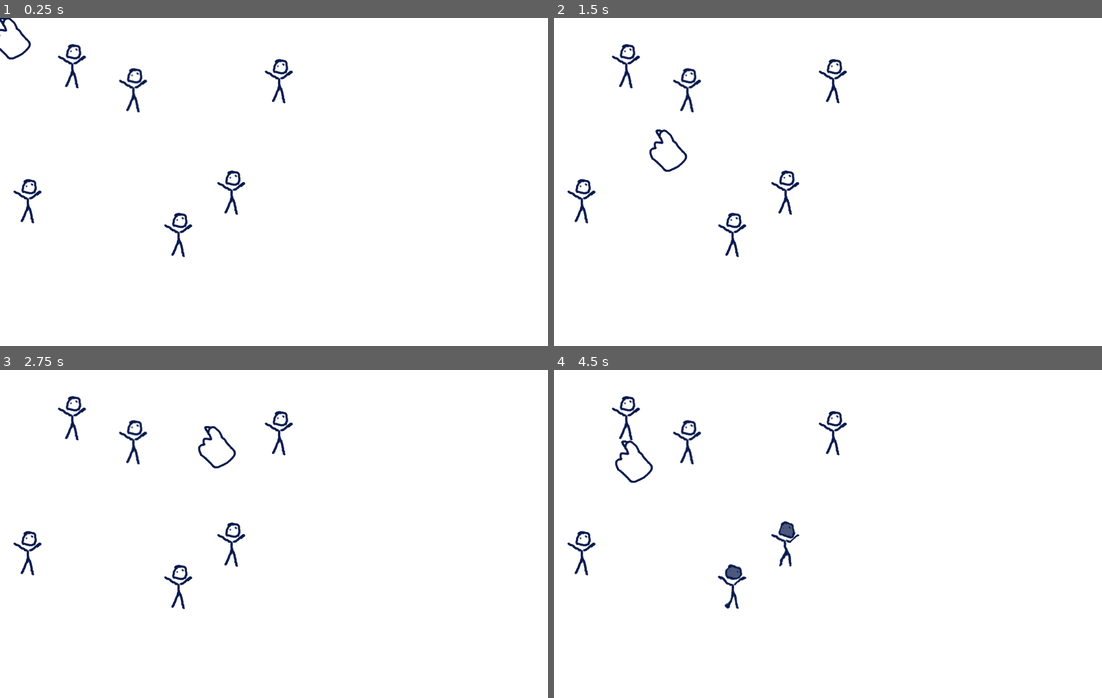
Above: before the commit, frames 1-4 (two rows, left to right).
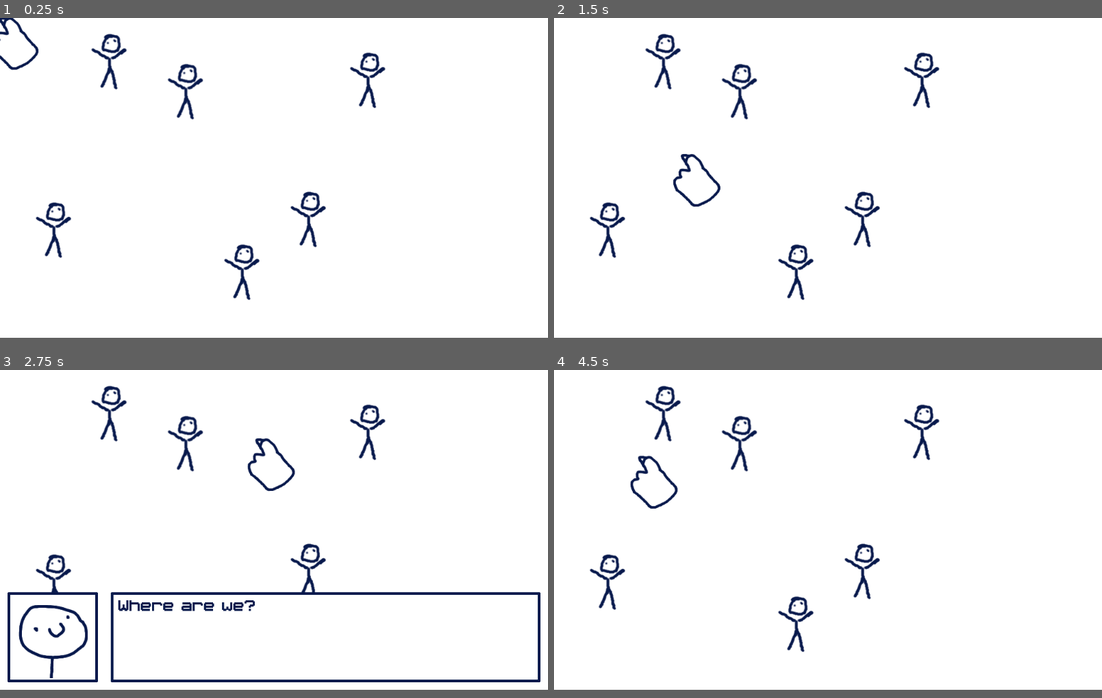
Above: after the commit, the same moments.

Repository: rtauziac/feelingsnotyet
Game: Godot game, scene res://testing/GameRoot.tscn
Same seed, same stepped clock (60 frames per second), same inputs: the game is played once before the commit and once after it.
Inputs (mouse positions are in pixels of both pictures, inside the frame that each line leads up to):
- Up to frame 1 (0.25 s): no input
- Up to frame 2 (1.5 s): tap Enter at 0.5 s; move the mouse to (948, 165) at 0.52 s; click (948, 165) at 0.67 s; tap Space at 1.25 s; move the mouse to (718, 198) at 1.27 s; click (718, 198) at 1.42 s
- Up to frame 3 (2.75 s): move the mouse to (328, 461) at 2.02 s; click (328, 461) at 2.17 s
- Up to frame 4 (4.5 s): tap Enter at 2.75, 4.25 s; move the mouse to (800, 599) at 2.77 s; click (800, 599) at 2.92 s; tap Space at 3.5 s; move the mouse to (992, 583) at 3.52 s; click (992, 583) at 3.67 s; move the mouse to (663, 484) at 4.27 s; click (663, 484) at 4.42 s
In our replay, the window is 800x480 before the commit and 800x468 after it. These sizes can differ from the game's own. Grey fills any space a smaller window leaves; there, only what the larger window draws over its background counts as a difference.

The runs differ from the first frame. In frame 1, 3.4% of the frame differs, in the area x 0-71%, y 0-87%; in frame 2, 3.6%; in frame 3, 6.2%, in the area x 1-99%, y 4-96%; in frame 4, 3.7%.

Commit message:
Better begining

Diff:
--- a/DialogMaster.gd
+++ b/DialogMaster.gd
@@ -13,21 +13,28 @@
 	if item is TextDialog:
 		visible = true
 		_current_dialog_item = item
-		$DialogContainer/TextMargin/DialogLabel.text = item.text
+		$HBoxContainer/DialogContainer/TextMargin/DialogLabel.text = item.text
+		if item.portrait != null:
+			$HBoxContainer/MarginContainer.visible = true
+			$HBoxContainer/MarginContainer/PortraitMargin/PortraitTexture.texture = item.portrait
+		else:
+			$HBoxContainer/MarginContainer.visible = false
 
 
 func _ready():
 	GlobalReferences.dialog_master = self
+	visible = false
 
 
 func _input(event):
-	if event is InputEventMouseButton and event.button_index == BUTTON_LEFT:
+	if event is InputEventMouseButton and event.button_index == BUTTON_LEFT and event.pressed:
 		get_tree().set_input_as_handled()
 		if _current_dialog_item == null:
 			return
-
 		_current_dialog_item = _current_dialog_item.nextItem
-		if _current_dialog_item == null:
+		if _current_dialog_item != null:
+			show_dialog(_current_dialog_item)
+		else:
 			visible = false
 			set_process_input(false)
 			emit_signal("dialog_end_reached")
--- a/dialog/text_dialog.gd
+++ b/dialog/text_dialog.gd
@@ -4,3 +4,4 @@
 
 
 export (String, MULTILINE) var text: String
+export (Texture) var portrait: Texture
--- a/project.godot
+++ b/project.godot
@@ -54,8 +54,6 @@
 
 [display]
 
-window/size/width=1280
-window/size/height=768
 window/size/resizable=false
 window/stretch/mode="viewport"
 window/stretch/aspect="keep"
--- a/testing/2DRoot.tscn
+++ b/testing/2DRoot.tscn
@@ -8,10 +8,17 @@
 [ext_resource path="res://devil/Shard.tscn" type="PackedScene" id=6]
 [ext_resource path="res://testing/LoadInitDialog.gd" type="Script" id=7]
 [ext_resource path="res://dialog/text_dialog.gd" type="Script" id=8]
+[ext_resource path="res://testing/face01.png" type="Texture" id=9]
+
+[sub_resource type="Resource" id=39]
+script = ExtResource( 8 )
+text = "Where are we?"
+portrait = ExtResource( 9 )
 
 [sub_resource type="Resource" id=38]
 script = ExtResource( 8 )
-text = ""
+nextItem = SubResource( 39 )
+text = "mars 12, 1992"
 
 [sub_resource type="ShaderMaterial" id=1]
 resource_local_to_scene = true
@@ -295,6 +302,7 @@
 dialog_start = SubResource( 38 )
 
 [node name="Camera2D" type="Camera2D" parent="."]
+position = Vector2( -163.79, -52.9167 )
 offset = Vector2( 640, 384 )
 rotating = true
 current = true
--- a/testing/GameRoot.tscn
+++ b/testing/GameRoot.tscn
@@ -77,14 +77,14 @@
 
 [node name="ViewportContainer" type="ViewportContainer" parent="."]
 material = SubResource( 6 )
-margin_right = 1280.0
-margin_bottom = 768.0
+anchor_right = 1.0
+anchor_bottom = 1.0
 __meta__ = {
 "_edit_use_anchors_": false
 }
 
 [node name="Viewport" type="Viewport" parent="ViewportContainer"]
-size = Vector2( 1280, 768 )
+size = Vector2( 1024, 600 )
 handle_input_locally = false
 disable_3d = true
 usage = 0
--- a/testing/UIRoot.tscn
+++ b/testing/UIRoot.tscn
@@ -1,10 +1,11 @@
-[gd_scene load_steps=6 format=2]
+[gd_scene load_steps=7 format=2]
 
 [ext_resource path="res://testing/text_frame.png" type="Texture" id=1]
 [ext_resource path="res://gametheme.tres" type="Theme" id=2]
 [ext_resource path="res://mousecursor/MouseCursorHandler.gd" type="Script" id=3]
 [ext_resource path="res://mousecursor/paw.png" type="Texture" id=4]
 [ext_resource path="res://DialogMaster.gd" type="Script" id=5]
+[ext_resource path="res://testing/face01.png" type="Texture" id=6]
 
 [node name="UIRoot" type="Control"]
 anchor_right = 1.0
@@ -15,7 +16,6 @@
 }
 
 [node name="DialogMaster" type="Control" parent="."]
-visible = false
 anchor_right = 1.0
 anchor_bottom = 1.0
 script = ExtResource( 5 )
@@ -23,11 +23,55 @@
 "_edit_use_anchors_": false
 }
 
-[node name="DialogContainer" type="MarginContainer" parent="DialogMaster"]
+[node name="HBoxContainer" type="HBoxContainer" parent="DialogMaster"]
 anchor_top = 1.0
 anchor_right = 1.0
 anchor_bottom = 1.0
 margin_top = -197.0
+__meta__ = {
+"_edit_use_anchors_": false
+}
+
+[node name="MarginContainer" type="MarginContainer" parent="DialogMaster/HBoxContainer"]
+margin_right = 189.0
+margin_bottom = 197.0
+custom_constants/margin_top = 8
+custom_constants/margin_left = 8
+custom_constants/margin_bottom = 8
+
+[node name="TextBorder" type="NinePatchRect" parent="DialogMaster/HBoxContainer/MarginContainer"]
+margin_left = 8.0
+margin_top = 8.0
+margin_right = 189.0
+margin_bottom = 189.0
+texture = ExtResource( 1 )
+patch_margin_left = 16
+patch_margin_top = 16
+patch_margin_right = 16
+patch_margin_bottom = 16
+
+[node name="PortraitMargin" type="MarginContainer" parent="DialogMaster/HBoxContainer/MarginContainer"]
+margin_left = 8.0
+margin_top = 8.0
+margin_right = 189.0
+margin_bottom = 189.0
+custom_constants/margin_right = 14
+custom_constants/margin_top = 14
+custom_constants/margin_left = 14
+custom_constants/margin_bottom = 14
+
+[node name="PortraitTexture" type="TextureRect" parent="DialogMaster/HBoxContainer/MarginContainer/PortraitMargin"]
+margin_left = 14.0
+margin_top = 14.0
+margin_right = 167.0
+margin_bottom = 167.0
+texture = ExtResource( 6 )
+
+[node name="DialogContainer" type="MarginContainer" parent="DialogMaster/HBoxContainer"]
+margin_left = 193.0
+margin_right = 1024.0
+margin_bottom = 197.0
+size_flags_horizontal = 3
 custom_constants/margin_right = 8
 custom_constants/margin_top = 8
 custom_constants/margin_left = 8
@@ -36,10 +80,10 @@
 "_edit_use_anchors_": false
 }
 
-[node name="TextBorder" type="NinePatchRect" parent="DialogMaster/DialogContainer"]
+[node name="TextBorder" type="NinePatchRect" parent="DialogMaster/HBoxContainer/DialogContainer"]
 margin_left = 8.0
 margin_top = 8.0
-margin_right = 1272.0
+margin_right = 823.0
 margin_bottom = 189.0
 texture = ExtResource( 1 )
 patch_margin_left = 16
@@ -47,10 +91,10 @@
 patch_margin_right = 16
 patch_margin_bottom = 16
 
-[node name="TextMargin" type="MarginContainer" parent="DialogMaster/DialogContainer"]
+[node name="TextMargin" type="MarginContainer" parent="DialogMaster/HBoxContainer/DialogContainer"]
 margin_left = 8.0
 margin_top = 8.0
-margin_right = 1272.0
+margin_right = 823.0
 margin_bottom = 189.0
 size_flags_horizontal = 3
 size_flags_vertical = 3
@@ -62,11 +106,12 @@
 "_edit_use_anchors_": false
 }
 
-[node name="DialogLabel" type="Label" parent="DialogMaster/DialogContainer/TextMargin"]
+[node name="DialogLabel" type="Label" parent="DialogMaster/HBoxContainer/DialogContainer/TextMargin"]
 margin_left = 20.0
 margin_top = 20.0
-margin_right = 1244.0
-margin_bottom = 41.0
+margin_right = 795.0
+margin_bottom = 161.0
+rect_min_size = Vector2( 0, 141 )
 size_flags_vertical = 0
 text = "Hello world"
 max_lines_visible = 6
@@ -87,3 +132,6 @@
 margin_right = 105.776
 margin_bottom = 120.063
 texture = ExtResource( 4 )
+__meta__ = {
+"_edit_use_anchors_": false
+}
Not shown: 1 places in testing/2DRoot.tscn that only renumber resources
Binary file added: testing/face01.png
Not shown, added: testing/face01.png.import
